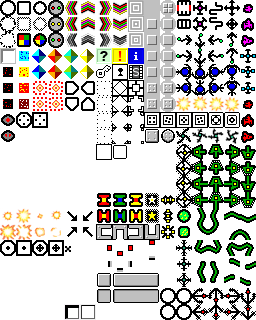
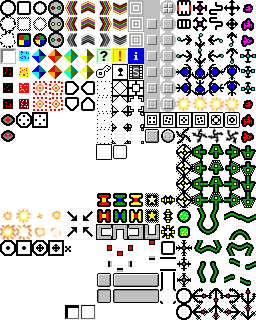
The second 256 × 320 image is a revision of the first. Changes to its layers:
painted on "Fondo" over box(160, 241, 176, 320)
